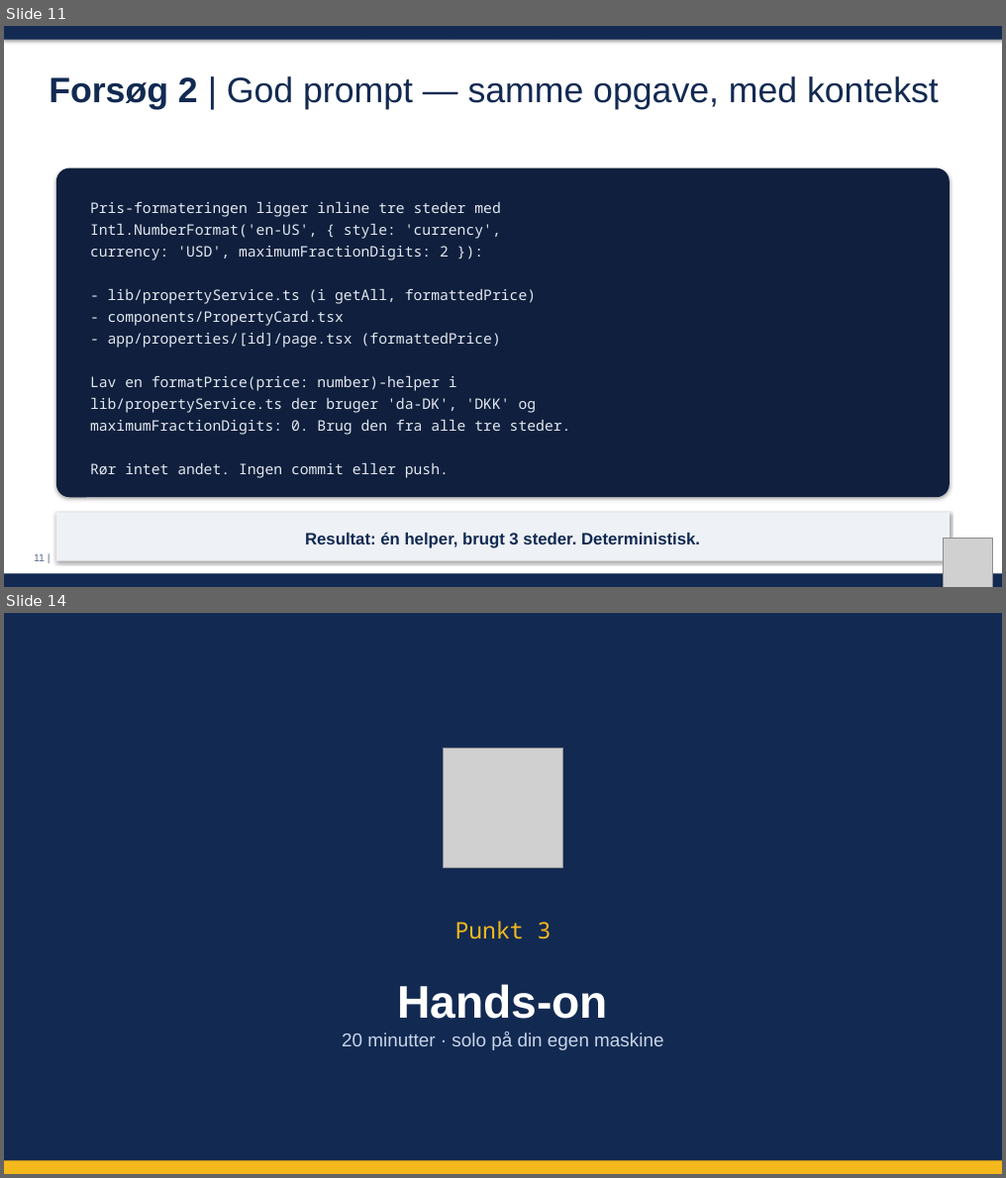
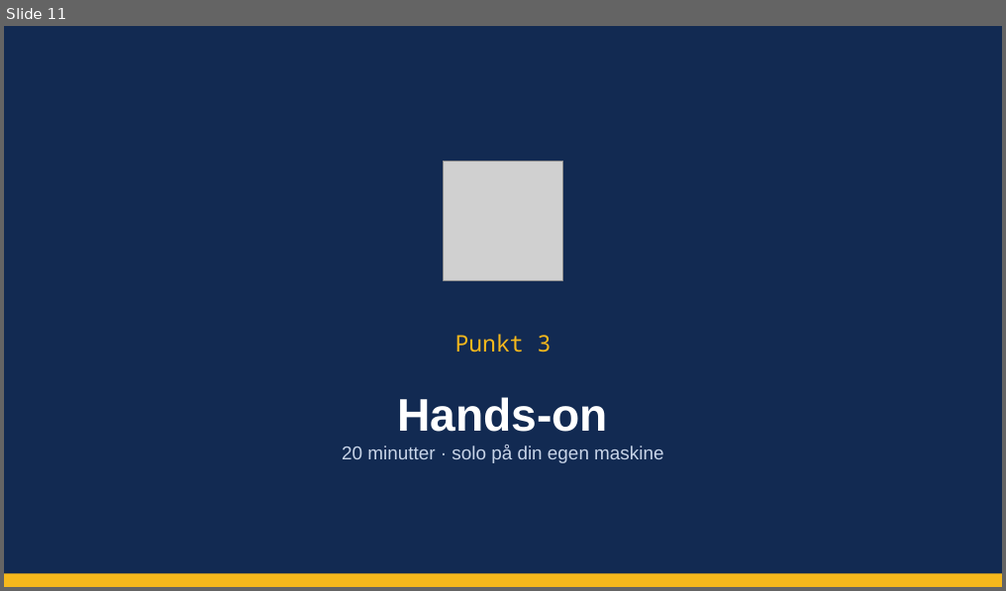
Before and after one commit to MatiasGramkow/EDCxClaudeWorkshop, a slide deck: slides/session1.pptx. Shown one above the other, each under a label of ours: slides 11 and 14 before the commit, slide 11 after it; the slides between them are not shown. The pictures are 1006x1178 and 1006x591 pixels, drawn with LibreOffice and Linux fonts; fonts in the diff are those of the drawing; grey boxes stand for pictures. Boxes give left, top, right and bottom in pixels: in the first picture for what was removed or moved away, otherwise in the second. Text is boxed around its words. In the diff, an @@ line names an element or a change of style, - is before the commit and + after.

```diff
--- a/slides/session1.pptx
+++ b/slides/session1.pptx
@@ slide 11 removed at [4, 26, 1002, 587], background #FFFFFF @@
@@ rectangle removed at [4, 26, 1002, 587] @@
@@ rectangle removed at [4, 26, 1002, 40] @@
@@ text removed at [49, 76, 939, 109] @@
-Forsøg 2 | God prompt — samme opgave, med kontekst
@@ rounded rectangle removed at [56, 169, 949, 497] @@
-Pris-formateringen ligger inline tre steder med
-Intl.NumberFormat('en-US', { style: 'currency',
-currency: 'USD', maximumFractionDigits: 2 }):
-- lib/propertyService.ts (i getAll, formattedPrice)
-- components/PropertyCard.tsx
-- app/properties/[id]/page.tsx (formattedPrice)
-Lav en formatPrice(price: number)-helper i
-lib/propertyService.ts der bruger 'da-DK', 'DKK' og
-maximumFractionDigits: 0. Brug den fra alle tre steder.
-Rør intet andet. Ingen commit eller push.
@@ rectangle removed at [56, 513, 949, 562] @@
@@ text removed at [34, 555, 45, 562] @@
-11 |
@@ text removed at [305, 532, 700, 549] @@
-Resultat: én helper, brugt 3 steder. Deterministisk.
@@ picture removed at [944, 539, 992, 587] @@
@@ rectangle removed at [4, 574, 1002, 587] @@
@@ what was slide 14 is now slide 11 @@
```
Also in this commit, not shown: 4 slides changed, 2 other slides removed, 3 other files.
